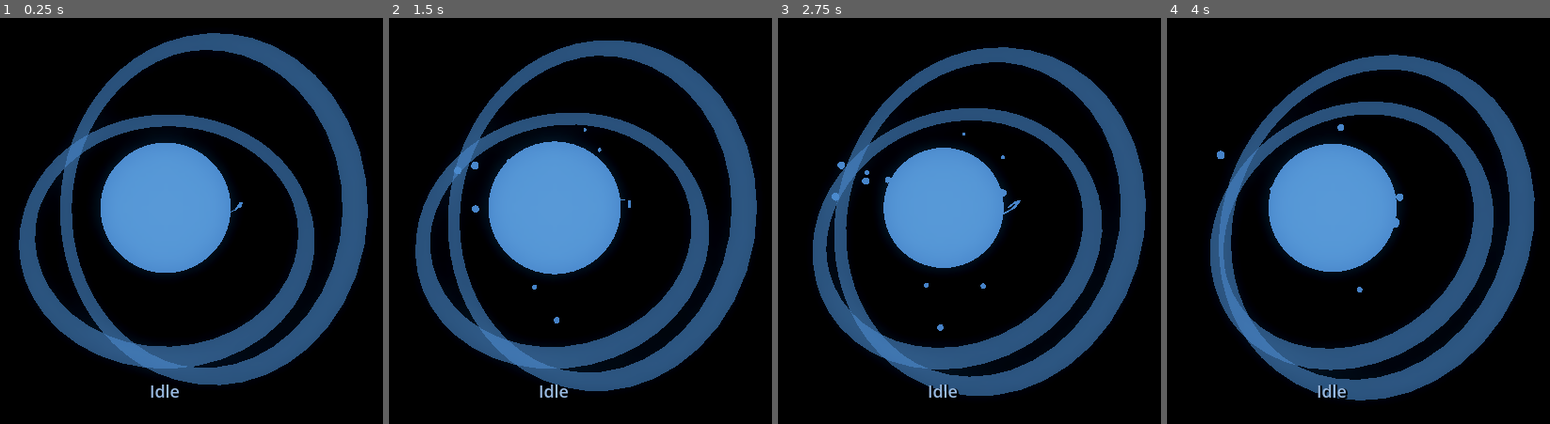
Above: before the commit, frames 1-4 (left to right).
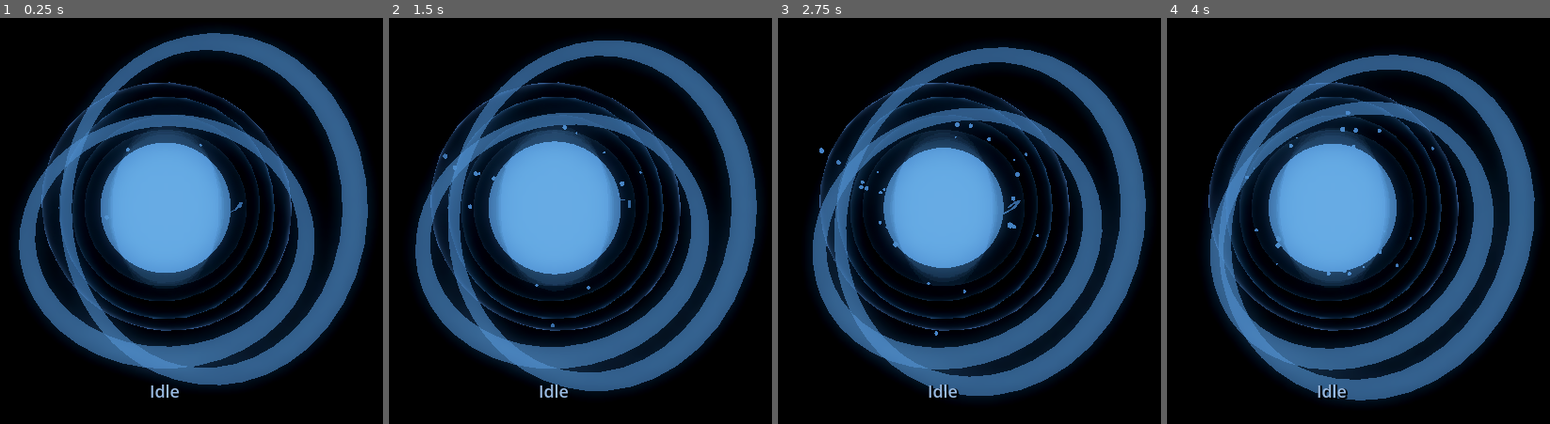
Above: after the commit, the same moments.

Repository: OppiRah/jairus-voice-assistant
Game: Godot game, scene res://orb_scene.tscn
Two runs of this game, one before a commit and one after it. Both use one fixed random seed, a clock stepped at 60 frames per second and the inputs below.
Inputs:
- Up to frame 1 (0.25 s): no input
- Up to frame 2 (1.5 s): no input
- Up to frame 3 (2.75 s): no input
- Up to frame 4 (4 s): no input

The runs differ from the first frame. In frame 1, 11% of the frame differs, in the area x 10-77%, y 15-87%; in frame 2, 11%, in the area x 10-77%, y 15-88%; in frame 3, 11%; in frame 4, 11%.

Commit message:
Full Fresnel glass + layered depth + same-scene lensing on the live orb.
Co-Authored-By: Claude Sonnet 5 <noreply@anthropic.com>
Claude-Session: https://claude.ai/code/session_0196esfdyBdf7Yz3EnSK4RrM

Diff:
--- a/src/jairus/interfaces/renderer/godot_project/orb_controller.gd
+++ b/src/jairus/interfaces/renderer/godot_project/orb_controller.gd
@@ -93,6 +93,81 @@
 const ACTIVITY_TEXT_BRIGHTEN := 0.45  # lerp weight toward Color.WHITE
 const ACTIVITY_FADE_SECONDS := 0.25   # each half of the fade-out/swap/fade-in transition
 
+const GLASS_SHELL_SHADER := preload("res://orb_glass_shell.gdshader")
+
+# Full Fresnel glass + layered depth pass: 4 concentric, non-uniformly-
+# scaled (ellipsoid, not perfect-sphere -- a plain sphere looks identical
+# under any rotation, so an ellipsoid is what actually makes "varying
+# rotations/tilts" visible) glass shells around the core, reusing the
+# Fresnel rim-lighting technique validated in glass_poc_fresnel.gdshader
+# (ORB_RENDERER_INVESTIGATION.md section 9). power_offset/rim_offset/tint
+# are per-shell STRUCTURAL differences (so the 4 shells read as distinct
+# layers even in the same state); STATE_PROFILES' glass_rim_intensity/
+# glass_lens_strength below are the per-STATE behavior layered on top of
+# these, same "structural constant + state-driven multiplier" split
+# already used for rings (RING_TILT_DEG is structural; ring_speed/
+# ring_opacity are per-state). power_offset increases outward (innermost
+# shell has the broadest/softest rim, outermost the sharpest/brightest) so
+# the 4 layers read as "energy building outward," echoing the concept
+# image's layered-depth feel.
+const GLASS_BASE_FRESNEL_POWER := 3.0
+const GLASS_BASE_RIM_ALPHA := 0.65
+const GLASS_CORE_ALPHA := 0.06  # near-invisible body so the core/rings stay the visual focus, not the glass itself
+const GLASS_LENS_DISTORTION_BASE := 0.05  # deliberately subtle -- see orb_glass_shell.gdshader's own comment on what this can and can't show
+
+# Sizing/visibility note (revised after two real screenshots): attempt 1
+# spread the 4 shells from radius 0.85 to 1.85, directly overlapping
+# RingA/RingB's own 1.3-1.7 band -- read as a muddy stack of extra "rings"
+# competing with the actual rings. Attempt 2 clustered them at 0.8-1.2
+# (safely under RingA's 1.3 inner radius), which fixed that, but a
+# Fresnel-lit sphere always brightens its own silhouette edge -- 4 equally
+# bright concentric shells inherently read as 4 equally-visible nested
+# rings, not "glass depth" (an intrinsic property of the technique on a
+# static front view, not a tunable bug). This third pass keeps the same
+# sizing but makes the inner two shells deliberately much dimmer (soft
+# ambient haze around the core, barely visible on their own) so only the
+# outer two read as distinct glass edges -- fewer equally-weighted rings,
+# more "soft glow building outward to a visible edge."
+const GLASS_SHELL_CONFIGS := [
+	{
+		"scale": Vector3(0.8, 0.77, 0.8), "tilt_x_deg": 10.0, "tilt_z_deg": 0.0,
+		"power_offset": -1.0, "rim_offset": -0.42, "tint": Color(0.02, 0.0, -0.02),
+		"render_priority": -5,
+	},
+	{
+		"scale": Vector3(0.93, 0.89, 0.91), "tilt_x_deg": 25.0, "tilt_z_deg": 40.0,
+		"power_offset": -0.4, "rim_offset": -0.30, "tint": Color(0.0, 0.02, 0.02),
+		"render_priority": -4,
+	},
+	{
+		"scale": Vector3(1.07, 1.02, 1.05), "tilt_x_deg": 40.0, "tilt_z_deg": 90.0,
+		"power_offset": 0.3, "rim_offset": -0.02, "tint": Color(-0.02, 0.0, 0.03),
+		"render_priority": -3,
+	},
+	{
+		"scale": Vector3(1.2, 1.13, 1.17), "tilt_x_deg": 55.0, "tilt_z_deg": 140.0,
+		"power_offset": 0.9, "rim_offset": 0.05, "tint": Color(0.03, -0.01, 0.02),
+		"render_priority": -1,
+	},
+]
+
+# render_priority for every OTHER layered-transparent element, chosen to
+# match their real radial position relative to the 4 glass shells above
+# (arcs at radius 0.75, particles scattered around ~1.1 on average --
+# approximate, since particles actually move outward over their lifetime,
+# so a single static priority can only ever be a reasonable estimate --
+# RingA at inner/outer 1.3/1.45, RingB at 1.55/1.7) so the combined draw
+# order is consistently "innermost first, outermost last" across every
+# transparent object in the scene, not just within the glass shells
+# themselves. This is the investigation's named mitigation for AABB-based
+# sorting being unreliable when multiple transparent objects share (near
+# enough) the same center -- exactly this scene's shape now that there are
+# 4 more concentric objects than before.
+const RENDER_PRIORITY_ARCS := -6
+const RENDER_PRIORITY_PARTICLES := -2
+const RENDER_PRIORITY_RING_A := 0
+const RENDER_PRIORITY_RING_B := 1
+
 # One row per real AssistantStatus value -- every value that makes a
 # state FEEL different, not just a different color, lives here as a
 # single named table rather than scattered through _process()'s logic,
@@ -105,7 +180,12 @@
 # coincidence. ring_speed/ring_opacity/arc_intensity/arc_frequency are
 # new this pass; full per-state reasoning (why ERROR's rings are fast and
 # chaotic, why OFFLINE's are nearly still, etc.) is in this pass's
-# integration report. Colors for executing/completed/error/offline
+# integration report. glass_rim_intensity/glass_lens_strength (full
+# Fresnel glass pass) multiply the 4 glass shells' structural per-shell
+# baselines (GLASS_SHELL_CONFIGS) -- e.g. ERROR's shells run brighter/more
+# distorted, OFFLINE's are barely visible, matching each state's existing
+# ring/arc/particle behavior rather than introducing a new, separate mood.
+# Colors for executing/completed/error/offline
 # deliberately reuse the exact RGB values theme.py's ORB_COLORS already
 # picked for the Qt orb (Phase 9) -- one project, one meaning per state,
 # even across two independent rendering surfaces. waiting_confirmation
@@ -119,6 +199,7 @@
 		"glow_intensity": 1.2, "glow_strength": 1.3,
 		"ring_speed": 0.15, "ring_opacity": 0.35,
 		"arc_intensity": 1.0, "arc_frequency": 0.15,
+		"glass_rim_intensity": 1.0, "glass_lens_strength": 1.0,
 	},
 	"listening": {
 		"color": Color(60.0 / 255.0, 200.0 / 255.0, 140.0 / 255.0),
@@ -127,6 +208,7 @@
 		"glow_intensity": 1.3, "glow_strength": 1.4,
 		"ring_speed": 0.25, "ring_opacity": 0.45,
 		"arc_intensity": 1.2, "arc_frequency": 0.3,
+		"glass_rim_intensity": 1.1, "glass_lens_strength": 1.1,
 	},
 	"thinking": {
 		"color": Color(170.0 / 255.0, 90.0 / 255.0, 220.0 / 255.0),
@@ -135,6 +217,7 @@
 		"glow_intensity": 1.3, "glow_strength": 1.3,
 		"ring_speed": 0.6, "ring_opacity": 0.5,
 		"arc_intensity": 1.4, "arc_frequency": 0.8,
+		"glass_rim_intensity": 1.3, "glass_lens_strength": 1.6,
 	},
 	"speaking": {
 		"color": Color(250.0 / 255.0, 170.0 / 255.0, 60.0 / 255.0),
@@ -143,6 +226,7 @@
 		"glow_intensity": 1.3, "glow_strength": 1.4,
 		"ring_speed": 0.2, "ring_opacity": 0.4,
 		"arc_intensity": 1.3, "arc_frequency": 0.4,
+		"glass_rim_intensity": 1.15, "glass_lens_strength": 1.1,
 	},
 	"executing": {
 		"color": Color(60.0 / 255.0, 190.0 / 255.0, 210.0 / 255.0),
@@ -151,6 +235,7 @@
 		"glow_intensity": 1.4, "glow_strength": 1.5,
 		"ring_speed": 0.7, "ring_opacity": 0.55,
 		"arc_intensity": 1.5, "arc_frequency": 0.5,
+		"glass_rim_intensity": 1.4, "glass_lens_strength": 1.3,
 	},
 	"completed": {
 		"color": Color(210.0 / 255.0, 250.0 / 255.0, 225.0 / 255.0),
@@ -159,6 +244,7 @@
 		"glow_intensity": 1.2, "glow_strength": 1.3,
 		"ring_speed": 0.3, "ring_opacity": 0.5,
 		"arc_intensity": 1.6, "arc_frequency": 0.2,
+		"glass_rim_intensity": 1.2, "glass_lens_strength": 0.8,
 	},
 	"error": {
 		"color": Color(224.0 / 255.0, 82.0 / 255.0, 79.0 / 255.0),
@@ -167,6 +253,7 @@
 		"glow_intensity": 1.5, "glow_strength": 1.6,
 		"ring_speed": 1.4, "ring_opacity": 0.6,
 		"arc_intensity": 1.8, "arc_frequency": 1.5,
+		"glass_rim_intensity": 1.6, "glass_lens_strength": 2.0,
 	},
 	"offline": {
 		"color": Color(74.0 / 255.0, 77.0 / 255.0, 94.0 / 255.0),
@@ -175,6 +262,7 @@
 		"glow_intensity": 0.3, "glow_strength": 0.4,
 		"ring_speed": 0.02, "ring_opacity": 0.1,
 		"arc_intensity": 0.3, "arc_frequency": 0.0,
+		"glass_rim_intensity": 0.15, "glass_lens_strength": 0.1,
 	},
 	"waiting_confirmation": {
 		"color": Color(235.0 / 255.0, 195.0 / 255.0, 80.0 / 255.0),
@@ -183,6 +271,7 @@
 		"glow_intensity": 1.3, "glow_strength": 1.4,
 		"ring_speed": 0.2, "ring_opacity": 0.4,
 		"arc_intensity": 1.1, "arc_frequency": 0.25,
+		"glass_rim_intensity": 1.1, "glass_lens_strength": 1.0,
 	},
 }
 
@@ -194,6 +283,7 @@
 @onready var arc_a: MeshInstance3D = $ArcA
 @onready var arc_b: MeshInstance3D = $ArcB
 @onready var activity_label: Label = $UI/ActivityLabel
+@onready var glass_shells: Array[MeshInstance3D] = [$GlassShell1, $GlassShell2, $GlassShell3, $GlassShell4]
 
 var _socket := WebSocketPeer.new()
 var _connected_once := false
@@ -212,6 +302,7 @@
 var _particle_material: StandardMaterial3D
 var _current_activity := "Idle"  # matches ActivityLabel's own .tscn default text
 var _activity_tween: Tween
+var _glass_materials: Array[ShaderMaterial] = []
 
 
 func _ready() -> void:
@@ -230,28 +321,46 @@
 	# particle instance with the same emissive/unshaded material family as
 	# the core/rings/arcs, tinted from _current_color each frame in _process().
 	_particle_material = _make_translucent_material()
+	_particle_material.render_priority = RENDER_PRIORITY_PARTICLES
 	particles.material_override = _particle_material
 
 	_ring_material_a = _make_translucent_material()
+	_ring_material_a.render_priority = RENDER_PRIORITY_RING_A
 	ring_a.set_surface_override_material(0, _ring_material_a)
 	ring_a.rotate_x(deg_to_rad(RING_TILT_DEG))
 
 	_ring_material_b = _make_translucent_material()
+	_ring_material_b.render_priority = RENDER_PRIORITY_RING_B
 	ring_b.set_surface_override_material(0, _ring_material_b)
 	ring_b.rotate_x(deg_to_rad(RING_TILT_DEG))
 	ring_b.rotate_z(deg_to_rad(RING_B_ROLL_DEG))
 
 	_arc_material_a = _make_translucent_material()
+	_arc_material_a.render_priority = RENDER_PRIORITY_ARCS
 	arc_a.mesh = _build_arc_mesh(0.0)
 	arc_a.set_surface_override_material(0, _arc_material_a)
 
 	_arc_material_b = _make_translucent_material()
+	_arc_material_b.render_priority = RENDER_PRIORITY_ARCS
 	arc_b.mesh = _build_arc_mesh(3.3)  # different seed_offset -> a differently-jagged path than ArcA
 	arc_b.set_surface_override_material(0, _arc_material_b)
 	arc_b.rotate_y(deg_to_rad(120.0))  # offset so the two arcs don't start overlapping
 
-	print("[orb_controller] geometry ready: RingA/RingB (TorusMesh), ArcA vertices=%d, ArcB vertices=%d" % [
-		arc_a.mesh.surface_get_array_len(0), arc_b.mesh.surface_get_array_len(0),
+	for i in range(glass_shells.size()):
+		var shell := glass_shells[i]
+		var config: Dictionary = GLASS_SHELL_CONFIGS[i]
+		shell.scale = config["scale"]
+		shell.rotate_x(deg_to_rad(config["tilt_x_deg"]))
+		shell.rotate_z(deg_to_rad(config["tilt_z_deg"]))
+
+		var mat := ShaderMaterial.new()
+		mat.shader = GLASS_SHELL_SHADER
+		mat.render_priority = config["render_priority"]
+		shell.set_surface_override_material(0, mat)
+		_glass_materials.append(mat)
+
+	print("[orb_controller] geometry ready: RingA/RingB (TorusMesh), ArcA vertices=%d, ArcB vertices=%d, glass shells=%d" % [
+		arc_a.mesh.surface_get_array_len(0), arc_b.mesh.surface_get_array_len(0), _glass_materials.size(),
 	])
 
 	var err := _socket.connect_to_url(WS_URL)
@@ -365,6 +474,7 @@
 
 	_update_rings(delta, profile)
 	_update_arcs(delta, profile)
+	_update_glass_shells(profile)
 
 	activity_label.add_theme_color_override("font_color", _current_color.lerp(Color.WHITE, ACTIVITY_TEXT_BRIGHTEN))
 
@@ -411,6 +521,26 @@
 		_arc_material_b.albedo_color = _current_color
 		_arc_material_b.emission = _current_color
 		_arc_material_b.emission_energy_multiplier = ARC_EMISSION_ENERGY * intensity
+
+
+## STAGE 2 of the full Fresnel glass pass: same-scene lensing now enabled
+## (lens_distortion driven from STATE_PROFILES' glass_lens_strength),
+## on top of the Fresnel rim layering verified alone in stage 1's real
+## screenshots. See orb_glass_shell.gdshader's own comment for exactly
+## what this can and can't warp (the core and empty/desktop background --
+## never the rings/particles/other shells, which are transparent and not
+## yet drawn when the single per-frame screen copy is taken).
+func _update_glass_shells(profile: Dictionary) -> void:
+	var rim_intensity: float = profile["glass_rim_intensity"]
+	var lens_strength: float = profile["glass_lens_strength"]
+	for i in range(_glass_materials.size()):
+		var config: Dictionary = GLASS_SHELL_CONFIGS[i]
+		var mat := _glass_materials[i]
+		mat.set_shader_parameter("base_color", (_current_color + config["tint"]).clamp())
+		mat.set_shader_parameter("fresnel_power", GLASS_BASE_FRESNEL_POWER + config["power_offset"])
+		mat.set_shader_parameter("rim_alpha", clamp(GLASS_BASE_RIM_ALPHA + config["rim_offset"], 0.0, 1.0) * rim_intensity)
+		mat.set_shader_parameter("core_alpha", GLASS_CORE_ALPHA)
+		mat.set_shader_parameter("lens_distortion", GLASS_LENS_DISTORTION_BASE * lens_strength)
 
 
 func _compute_breathe(pulse_speed: float, irregular: bool) -> float:
--- /dev/null
+++ b/src/jairus/interfaces/renderer/godot_project/orb_glass_shell.gdshader
@@ -0,0 +1,41 @@
+shader_type spatial;
+render_mode blend_mix, cull_back, unshaded;
+
+// Real orb glass shell: combines the two techniques validated separately
+// in glass_poc_fresnel.gdshader and glass_poc_refraction.gdshader (see
+// ORB_RENDERER_INVESTIGATION.md section 9). cull_back matches the PoC's
+// validated choice for a volumetric shell shape (only the outward-facing
+// hemisphere draws, avoiding a shell sorting against its own back faces) --
+// distinct from the rings/arcs/particles' CULL_DISABLED, which stays
+// correct for those thin, non-volumetric shapes.
+//
+// IMPORTANT, confirmed by the investigation's own docs research: the
+// screen texture is copied once per frame, after the opaque pass but
+// BEFORE any transparent geometry draws. That means this shell's "lensing"
+// can only ever warp the orb's one OPAQUE element (the Core sphere) plus
+// whatever's behind the transparent window (confirmed elsewhere to be
+// empty/black here, never the real desktop) -- never the rings, particles,
+// or other glass shells, since those are themselves transparent and have
+// not been drawn yet at the moment this single copy is taken, regardless
+// of render_priority draw order. The effect is real and worth having (a
+// soft, subtly warped glow of the core bleeding through each shell,
+// compounding visually as more alpha-blended shells stack on top of each
+// other) -- it is deliberately not described as "distorts the rings" or
+// "distorts particles" anywhere, because it can't.
+uniform sampler2D screen_tex : hint_screen_texture, repeat_disable, filter_nearest;
+uniform vec3 base_color : source_color = vec3(0.6, 0.75, 1.0);
+uniform float fresnel_power : hint_range(0.5, 8.0) = 3.0;
+uniform float rim_alpha : hint_range(0.0, 1.0) = 0.85;
+uniform float core_alpha : hint_range(0.0, 1.0) = 0.05;
+uniform float lens_distortion : hint_range(0.0, 0.3) = 0.0;
+
+void fragment() {
+	float fresnel = pow(1.0 - clamp(dot(normalize(NORMAL), normalize(VIEW)), 0.0, 1.0), fresnel_power);
+
+	vec2 offset = NORMAL.xy * lens_distortion;
+	vec3 lensed = textureLod(screen_tex, SCREEN_UV + offset, 0.0).rgb;
+
+	ALBEDO = mix(lensed, base_color, fresnel);
+	EMISSION = base_color * fresnel * 2.0;
+	ALPHA = mix(core_alpha, rim_alpha, fresnel);
+}
--- a/src/jairus/interfaces/renderer/godot_project/orb_scene.tscn
+++ b/src/jairus/interfaces/renderer/godot_project/orb_scene.tscn
@@ -7,8 +7,8 @@
 glow_enabled = true
 glow_intensity = 1.2
 glow_strength = 1.3
-glow_bloom = 0.3
-glow_hdr_threshold = 0.8
+glow_bloom = 0.55
+glow_hdr_threshold = 0.65
 glow_hdr_scale = 2.0
 
 [sub_resource type="SphereMesh" id="SphereMesh_core"]
@@ -18,8 +18,8 @@
 rings = 24
 
 [sub_resource type="SphereMesh" id="SphereMesh_particle"]
-radius = 0.03
-height = 0.06
+radius = 0.018
+height = 0.036
 radial_segments = 8
 rings = 4
 
@@ -49,6 +49,12 @@
 ring_segments = 6
 rings = 48
 
+[sub_resource type="SphereMesh" id="SphereMesh_glass_shell"]
+radius = 1.0
+height = 2.0
+radial_segments = 32
+rings = 16
+
 [node name="OrbScene" type="Node3D"]
 script = ExtResource("1_script")
 
@@ -68,7 +74,7 @@
 mesh = SubResource("SphereMesh_core")
 
 [node name="AmbientParticles" type="GPUParticles3D" parent="."]
-amount = 64
+amount = 220
 lifetime = 2.5
 process_material = SubResource("ParticleProcessMaterial_1")
 draw_pass_1 = SubResource("SphereMesh_particle")
@@ -82,6 +88,18 @@
 [node name="ArcA" type="MeshInstance3D" parent="."]
 
 [node name="ArcB" type="MeshInstance3D" parent="."]
+
+[node name="GlassShell1" type="MeshInstance3D" parent="."]
+mesh = SubResource("SphereMesh_glass_shell")
+
+[node name="GlassShell2" type="MeshInstance3D" parent="."]
+mesh = SubResource("SphereMesh_glass_shell")
+
+[node name="GlassShell3" type="MeshInstance3D" parent="."]
+mesh = SubResource("SphereMesh_glass_shell")
+
+[node name="GlassShell4" type="MeshInstance3D" parent="."]
+mesh = SubResource("SphereMesh_glass_shell")
 
 [node name="UI" type="CanvasLayer" parent="."]
 
Not shown: 1 places in src/jairus/interfaces/renderer/godot_project/orb_scene.tscn that only renumber resources
